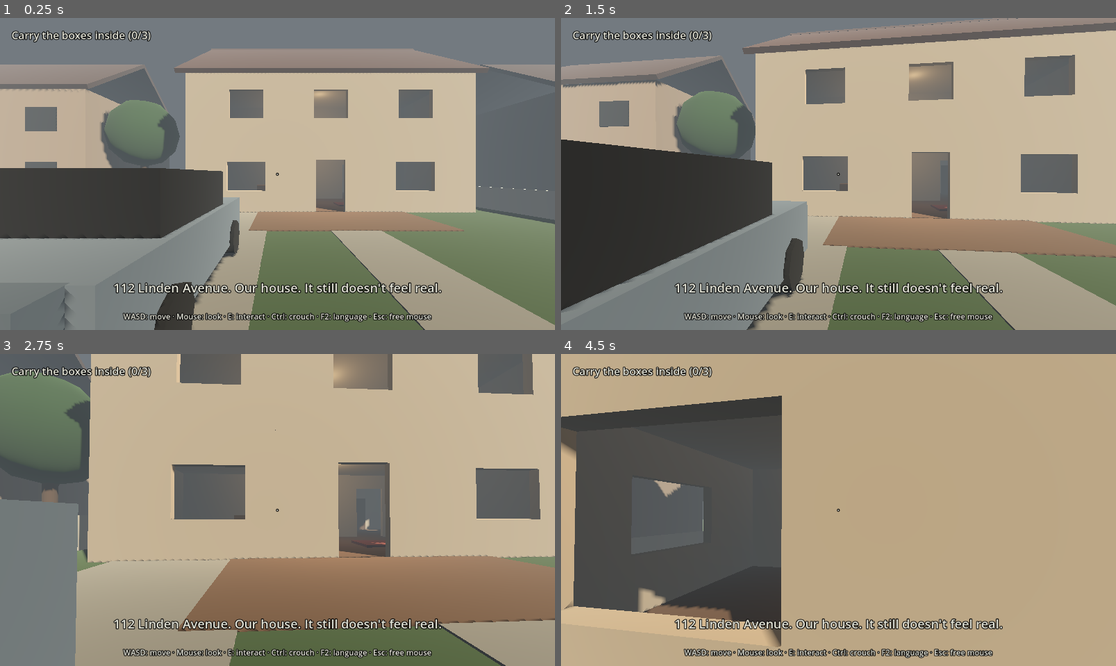
Above: before the commit, frames 1-4 (two rows, left to right).
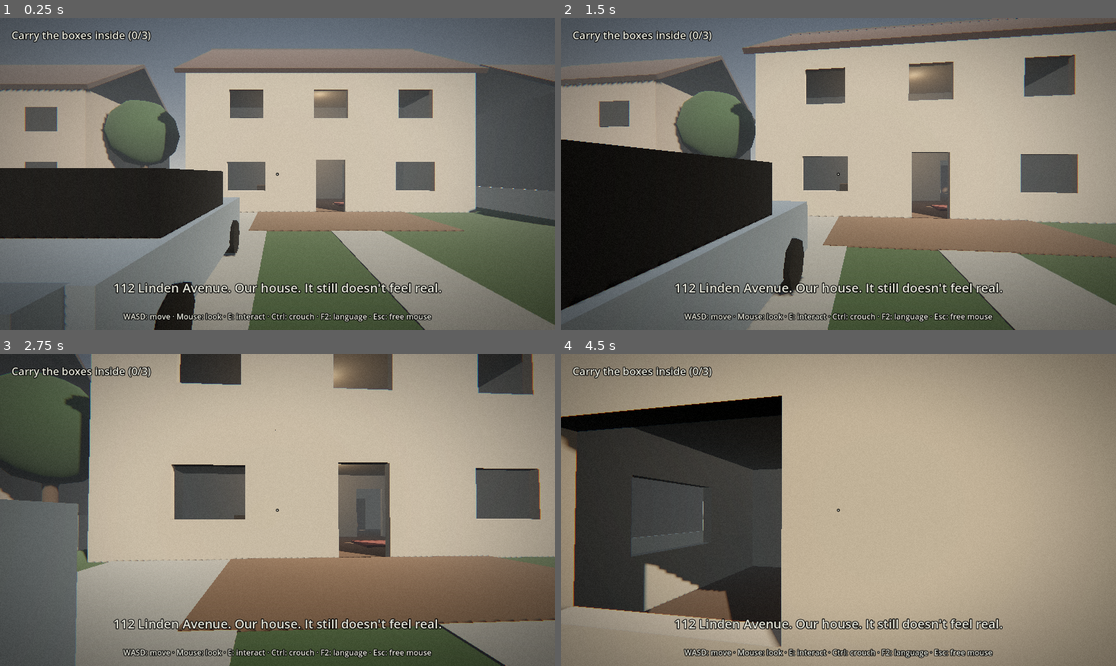
Above: after the commit, the same moments.

Repository: M-Lehmen/horror-game
Game: Godot game, scene res://scenes/chapter1.tscn
Same seed, same stepped clock (60 frames per second), same inputs: the game is played once before the commit and once after it.
Inputs (mouse positions are in pixels of both pictures, inside the frame that each line leads up to):
- Up to frame 1 (0.25 s): no input
- Up to frame 2 (1.5 s): tap Enter at 0.5 s; move the mouse to (866, 174) at 0.52 s; hold Ctrl (crouch) 0.53-1.28 s; hold W (move_forward) from 0.53 s (still down); move the mouse to (810, 174) at 1.27 s; tap E (interact) at 1.35 s
- Up to frame 3 (2.75 s): keep holding W (move_forward); move the mouse to (288, 503) at 2.02 s; hold Ctrl (crouch) from 2.03 s (still down)
- Up to frame 4 (4.5 s): keep holding W (move_forward); move the mouse to (832, 516) at 2.77 s; release Ctrl (crouch) at 2.78 s; tap E (interact) at 2.85, 4.35 s; move the mouse to (877, 513) at 3.52 s; hold Ctrl (crouch) 3.53-4.28 s; move the mouse to (794, 506) at 4.27 s

The runs differ from the first frame. In frame 1, 37% of the frame differs, in the area x 0-100%, y 0-100%; in frame 2, 43%; in frame 3, 37%; in frame 4, 44%.

Commit message:
Grafik Kapitel 1, Stufe 1: Licht und Nachbearbeitung
- Bedeckter Himmel (ProceduralSkyMaterial), Umgebungslicht vom Himmel, ACES-Tonemapping
- SDFGI, SSAO, SSIL, dezenter Glow, Nebel, leicht entsättigte Farben
- Sonne mit weichen Schatten, ohne sichtbare Sonnenscheibe
- Bildschirm-Shader: Filmkorn, Vignette, leichte chromatische Aberration (unter der UI)

Diff:
--- /dev/null
+++ b/assets/shaders/post_process.gdshader
@@ -0,0 +1,30 @@
+shader_type canvas_item;
+// Bildschirm-Nachbearbeitung: Filmkorn, Vignette, leichte chromatische Aberration.
+
+uniform sampler2D screen_tex : hint_screen_texture, filter_linear_mipmap;
+uniform float grain_strength = 0.045;
+uniform float vignette_strength = 0.45;
+uniform float aberration = 0.0012;
+
+float hash(vec2 p) {
+	return fract(sin(dot(p, vec2(12.9898, 78.233))) * 43758.5453);
+}
+
+void fragment() {
+	vec2 uv = SCREEN_UV;
+	vec2 from_center = uv - vec2(0.5);
+	// Farbkanäle zum Rand hin leicht auseinanderziehen
+	vec2 shift = from_center * aberration * length(from_center) * 4.0;
+	vec3 col;
+	col.r = texture(screen_tex, uv + shift).r;
+	col.g = texture(screen_tex, uv).g;
+	col.b = texture(screen_tex, uv - shift).b;
+
+	float vignette = smoothstep(0.85, 0.25, length(from_center * vec2(1.1, 1.0)));
+	col *= mix(1.0 - vignette_strength, 1.0, vignette);
+
+	float noise = hash(uv * 1000.0 + fract(TIME * 13.7)) - 0.5;
+	col += noise * grain_strength;
+
+	COLOR = vec4(col, 1.0);
+}
--- a/scripts/chapter1.gd
+++ b/scripts/chapter1.gd
@@ -12,6 +12,7 @@
 const PlayerScript := preload("res://scripts/player.gd")
 const UIScript := preload("res://scripts/ui.gd")
 const InteractableScript := preload("res://scripts/interactable.gd")
+const POST_SHADER := preload("res://assets/shaders/post_process.gdshader")
 
 const LETTER_KEYS: Array[String] = [
 	"LETTER_1", "LETTER_2", "LETTER_3", "LETTER_4", "LETTER_5", "LETTER_SIGNATURE",
@@ -350,26 +351,65 @@
 # --- Welt bauen -------------------------------------------------------------
 
 func _build_environment() -> void:
+	# Bedeckter Spätnachmittag: grauer Himmel, gedämpfte Farben, wenig Kontrast in den Schatten
+	var sky_mat := ProceduralSkyMaterial.new()
+	sky_mat.sky_top_color = Color(0.36, 0.4, 0.45)
+	sky_mat.sky_horizon_color = Color(0.58, 0.58, 0.56)
+	sky_mat.ground_horizon_color = Color(0.5, 0.5, 0.48)
+	sky_mat.ground_bottom_color = Color(0.18, 0.18, 0.17)
+	sky_mat.sun_angle_max = 20.0
+	var sky := Sky.new()
+	sky.sky_material = sky_mat
+
 	var env := Environment.new()
-	env.background_mode = Environment.BG_COLOR
-	env.background_color = Color(0.45, 0.48, 0.5)
-	env.ambient_light_source = Environment.AMBIENT_SOURCE_COLOR
-	env.ambient_light_color = Color(0.5, 0.52, 0.55)
-	env.ambient_light_energy = 0.4
+	env.background_mode = Environment.BG_SKY
+	env.sky = sky
+	env.ambient_light_source = Environment.AMBIENT_SOURCE_SKY
+	env.ambient_light_energy = 0.5
+	env.reflected_light_source = Environment.REFLECTION_SOURCE_SKY
+	env.tonemap_mode = Environment.TONE_MAPPER_ACES
+	env.tonemap_exposure = 0.95
+	env.sdfgi_enabled = true
+	env.sdfgi_use_occlusion = true
+	env.ssao_enabled = true
+	env.ssao_intensity = 1.6
+	env.ssil_enabled = true
+	env.glow_enabled = true
+	env.glow_intensity = 0.35
+	env.glow_bloom = 0.05
 	env.fog_enabled = true
-	env.fog_light_color = Color(0.45, 0.48, 0.5)
-	env.fog_density = 0.025
-	env.tonemap_mode = Environment.TONE_MAPPER_FILMIC
+	env.fog_light_color = Color(0.52, 0.54, 0.55)
+	env.fog_density = 0.018
+	env.fog_sky_affect = 0.4
+	env.adjustment_enabled = true
+	env.adjustment_saturation = 0.8
+	env.adjustment_contrast = 1.06
 	var world_env := WorldEnvironment.new()
 	world_env.environment = env
 	add_child(world_env)
 
 	var sun := DirectionalLight3D.new()
-	sun.rotation_degrees = Vector3(-35, 40, 0)
-	sun.light_energy = 0.8
-	sun.light_color = Color(1.0, 0.9, 0.75)
+	sun.rotation_degrees = Vector3(-28, 40, 0)
+	sun.light_energy = 0.7
+	sun.light_color = Color(1.0, 0.88, 0.72)
+	sun.light_angular_distance = 2.0  # weiche Schattenkanten
 	sun.shadow_enabled = true
+	sun.shadow_blur = 1.5
+	sun.directional_shadow_max_distance = 60.0
+	sun.sky_mode = DirectionalLight3D.SKY_MODE_LIGHT_ONLY  # bedeckt: keine sichtbare Sonnenscheibe
 	add_child(sun)
+
+	# Nachbearbeitung unter der UI (UI liegt auf Ebene 10)
+	var post_layer := CanvasLayer.new()
+	post_layer.layer = 5
+	add_child(post_layer)
+	var post := ColorRect.new()
+	post.set_anchors_preset(Control.PRESET_FULL_RECT)
+	post.mouse_filter = Control.MOUSE_FILTER_IGNORE
+	var post_mat := ShaderMaterial.new()
+	post_mat.shader = POST_SHADER
+	post.material = post_mat
+	post_layer.add_child(post)
 
 
 func _build_world() -> void:
Not shown, added: assets/shaders/post_process.gdshader.uid
